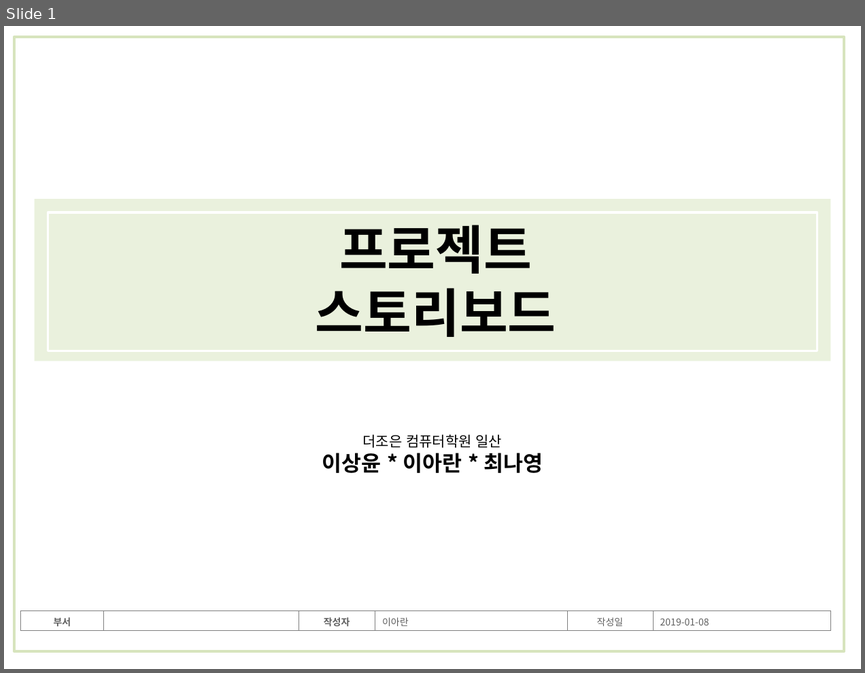
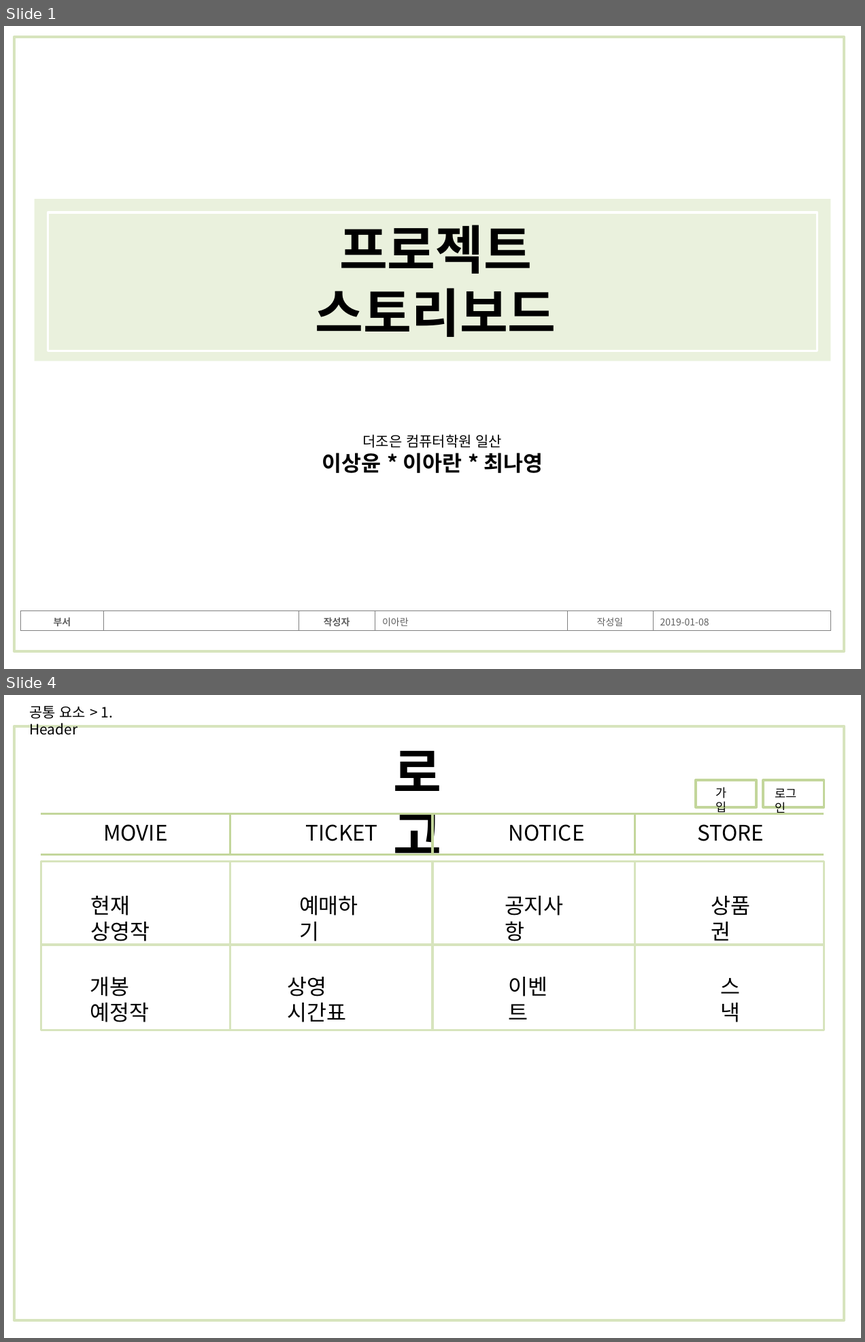
Before and after one commit to mingu-seo/java1, a slide deck: plan/영화-사용자.pptx. Shown one above the other, each under a label of ours: slide 1 before the commit, slides 1 and 4 after it; the slides between them are not shown. The pictures are 865x673 and 865x1342 pixels, drawn with LibreOffice and Linux fonts; fonts in the diff are those of the drawing. Boxes give left, top, right and bottom in pixels: in the first picture for what was removed or moved away, otherwise in the second. Text is boxed around its words. In the diff, an @@ line names an element or a change of style, - is before the commit and + after.

Commit message:
컨텐츠 공통요소 까지

```diff
--- a/plan/영화-사용자.pptx
+++ b/plan/영화-사용자.pptx
@@ slide 4 added at (4,695,861,1338), background #FFFFFF @@
@@ text added at (29,706,113,735), 12 pt, text #000000 @@
+공통 요소 > 1. Header
@@ rectangle added at (14,726,844,1320), outline #D7E4BD 2 pt @@
@@ text added at (394,751,442,867), 44 pt, text #000000, bold @@
+로고
@@ rectangle added at (696,780,756,807), outline #C3D69B 2 pt @@
@@ text added at (715,787,726,813), 10 pt, text #000000 @@
+가입
@@ rectangle added at (763,780,824,807), outline #C3D69B 2 pt @@
@@ text added at (775,788,797,815), 10 pt, text #000000 @@
+로그인
@@ line added from (41, 814) to (824, 814), #C3D69B 1.75 pt @@
@@ line added from (230, 814) to (230, 854), #C3D69B 1.75 pt @@
@@ line added from (432, 814) to (432, 854), #C3D69B 1.75 pt @@
@@ line added from (634, 814) to (634, 854), #C3D69B 1.75 pt @@
@@ text added at (103,824,167,841), 18 pt, text #000000 @@
+MOVIE
@@ text added at (306,824,378,841), 18 pt, text #000000 @@
+TICKET
@@ text added at (509,824,585,841), 18 pt, text #000000 @@
+NOTICE
@@ text added at (697,824,764,841), 18 pt, text #000000 @@
+STORE
@@ line added from (41, 854) to (824, 854), #C3D69B 1.75 pt @@
@@ rectangle added at (41,861,823,1030), outline #D7E4BD 2 pt @@
@@ line added from (230, 861) to (230, 1030), #D7E4BD 2 pt @@
@@ line added from (432, 861) to (432, 1030), #D7E4BD 2 pt @@
@@ line added from (634, 861) to (634, 1030), #D7E4BD 2 pt @@
@@ text added at (91,896,150,945), 18 pt, text #000000 @@
+현재 상영작
@@ text added at (299,896,358,945), 18 pt, text #000000 @@
+예매하기
@@ text added at (504,896,564,945), 18 pt, text #000000 @@
+공지사항
@@ text added at (711,896,750,945), 18 pt, text #000000 @@
+상품권
@@ line added from (41, 945) to (824, 945), #D7E4BD 2 pt @@
@@ text added at (90,977,150,1022), 18 pt, text #000000 @@
+개봉 예정작
@@ text added at (287,977,346,1022), 18 pt, text #000000 @@
+상영 시간표
@@ text added at (509,977,548,1019), 18 pt, text #000000 @@
+이벤트
@@ text added at (720,978,740,1022), 18 pt, text #000000 @@
+스낵
```
Also in this commit, not shown: 1 slide changed, 2 other slides added.
